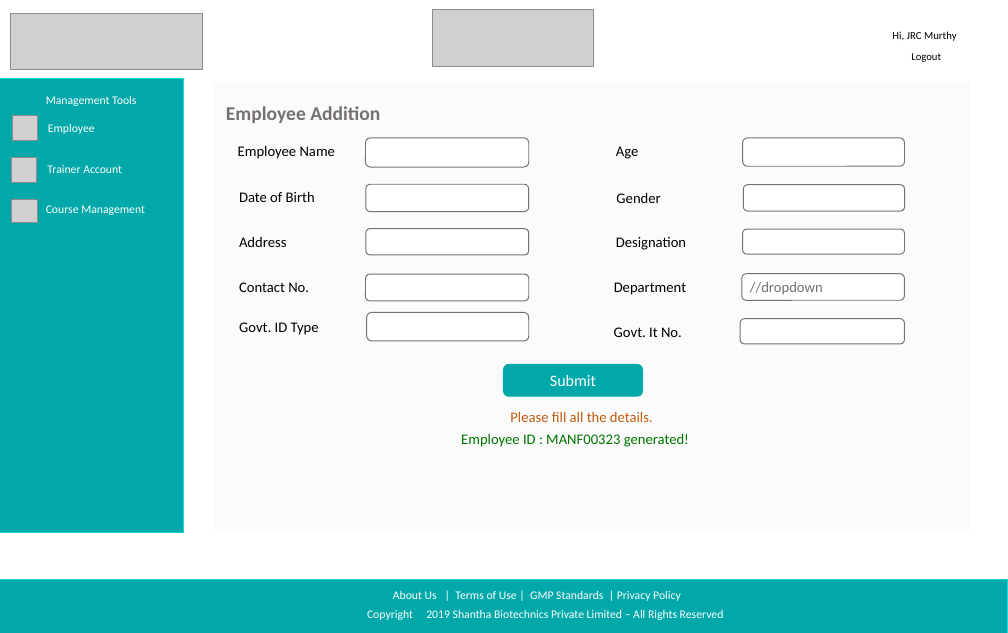
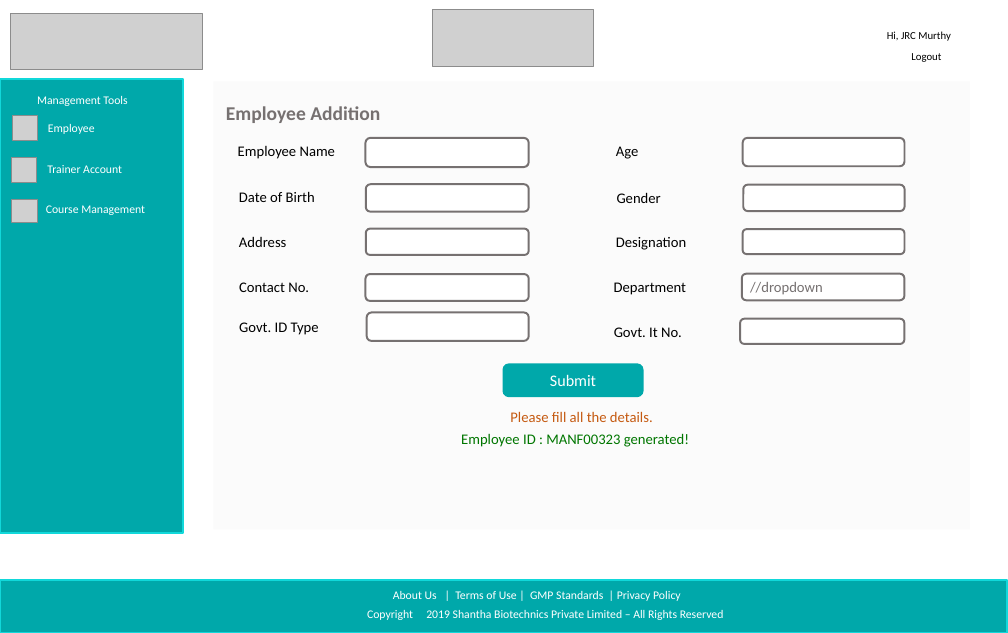
Before and after one commit to sarthakbhutani/Shantha_sih2019, a slide deck: slide 12 of Documentation/Screen Designs/Shanta Sanofi Screen Designs.pptx (slide 13 before the commit). Drawn at 1008x633 pixels with LibreOffice and Linux fonts; fonts in the diff are those of the drawing; grey boxes stand for pictures; background and template pictures are left out. Boxes give left, top, right and bottom in pixels: in the first picture for what was removed or moved away, otherwise in the second. Text is boxed around its words. In the diff, an @@ line names an element or a change of style, - is before the commit and + after.

```diff
--- a/Documentation/Screen Designs/Shanta Sanofi Screen Designs.pptx
+++ b/Documentation/Screen Designs/Shanta Sanofi Screen Designs.pptx
@@ text "Hi, JRC Murthy": place and size @@
-text "Hi, JRC Murthy" at bbox=[892, 31, 957, 41]
+text "Hi, JRC Murthy" at bbox=[887, 31, 951, 41]
@@ rectangle at bbox=[0, 79, 184, 532]: outline #11D8DA 1 pt to #11D8DA 2 pt @@
@@ text "Management Tools": place and size @@
-text "Management Tools" at bbox=[46, 96, 136, 106]
+text "Management Tools" at bbox=[37, 96, 127, 106]
@@ outline #767171 1 pt to #767171 2 pt; proportions changed in 10 elements at bbox=[742, 274, 905, 300], bbox=[366, 138, 529, 167], bbox=[366, 184, 529, 212], bbox=[366, 229, 529, 255], bbox=[366, 274, 529, 301], bbox=[743, 138, 905, 166], bbox=[744, 185, 905, 212], bbox=[743, 229, 905, 255], bbox=[366, 312, 528, 340], bbox=[740, 319, 904, 344] @@
@@ rounded rectangle "Submit" at bbox=[504, 364, 643, 396]: outline #00A8AA 1 pt to #00A8AA 2 pt; proportions changed @@
@@ rectangle at bbox=[0, 580, 1007, 633]: outline #11D8DA 1 pt to #11D8DA 2 pt @@
```
Also in this commit, not shown: 15 other slides changed, 1 slide removed, 3 other files.
